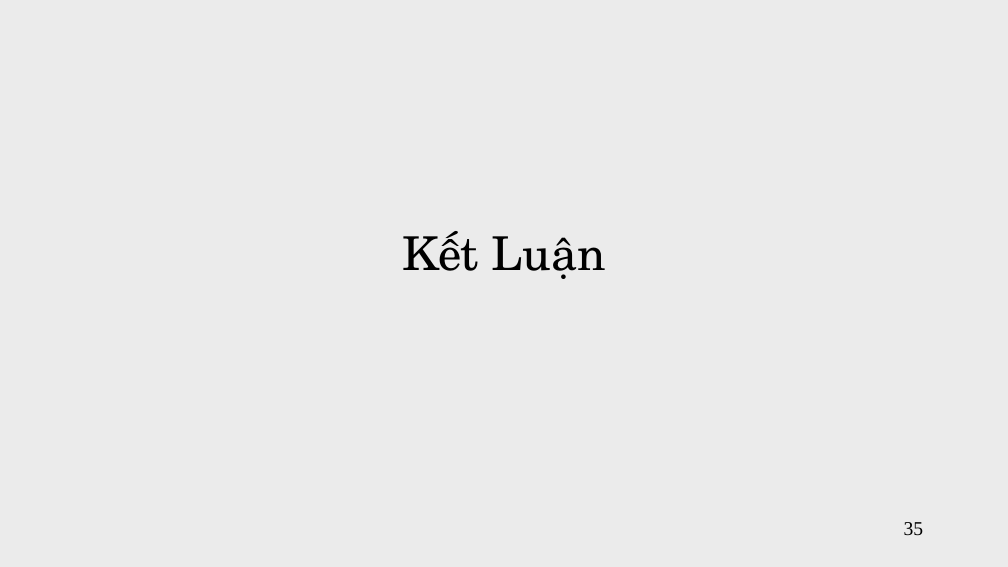
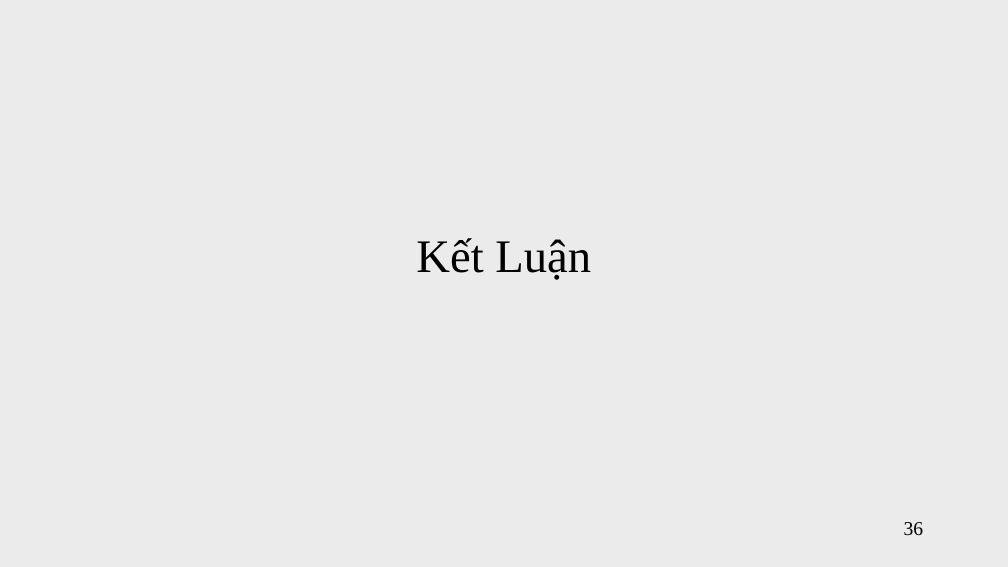
Before and after one commit to vanvibig/BaoCaoLuanVan, a slide deck: slide 36 of LVTN_Vi.pptx (slide 35 before the commit). Drawn at 1008x567 pixels with LibreOffice and Linux fonts; fonts in the diff are those of the drawing. Boxes give left, top, right and bottom in pixels: in the first picture for what was removed or moved away, otherwise in the second. Text is boxed around its words. In the diff, an @@ line names an element or a change of style, - is before the commit and + after.

```diff
--- a/LVTN_Vi.pptx
+++ b/LVTN_Vi.pptx
@@ text "Kết Luận" at (416, 238, 591, 280): font TeX Gyre Schola to Times New Roman @@
@@ page number at (904, 522, 924, 536): text changed @@
-35
+36
```
Also in this commit, not shown: 9 other slides changed, 4 slides added, 1 slide removed, 2 other files.
